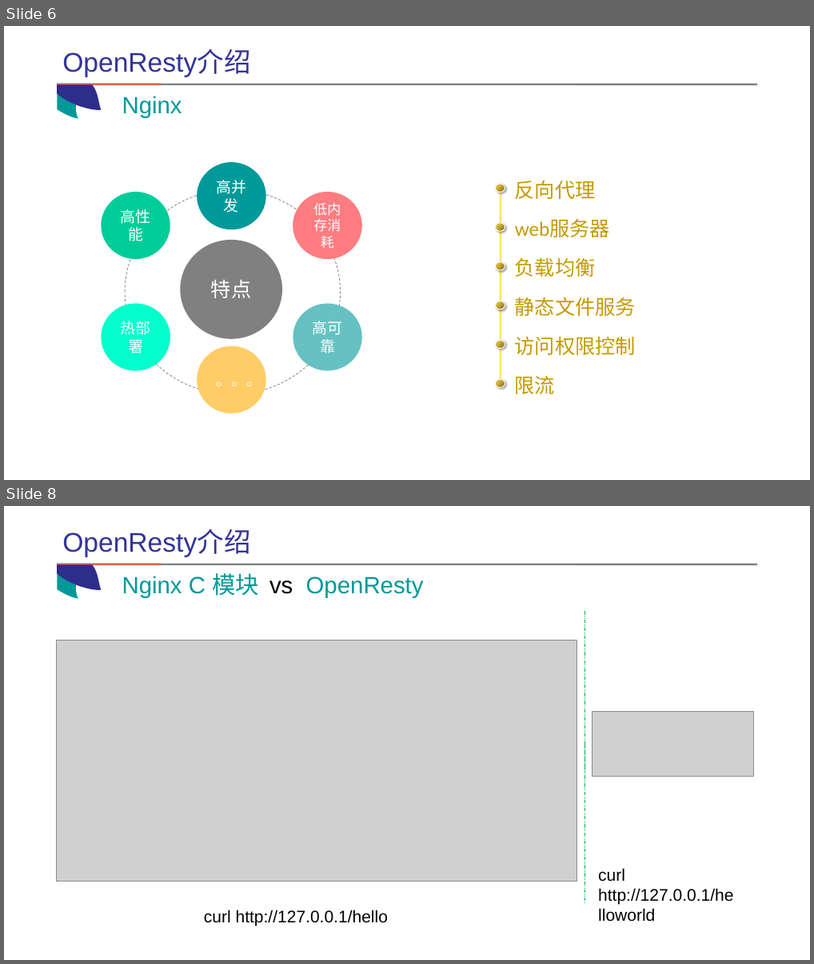
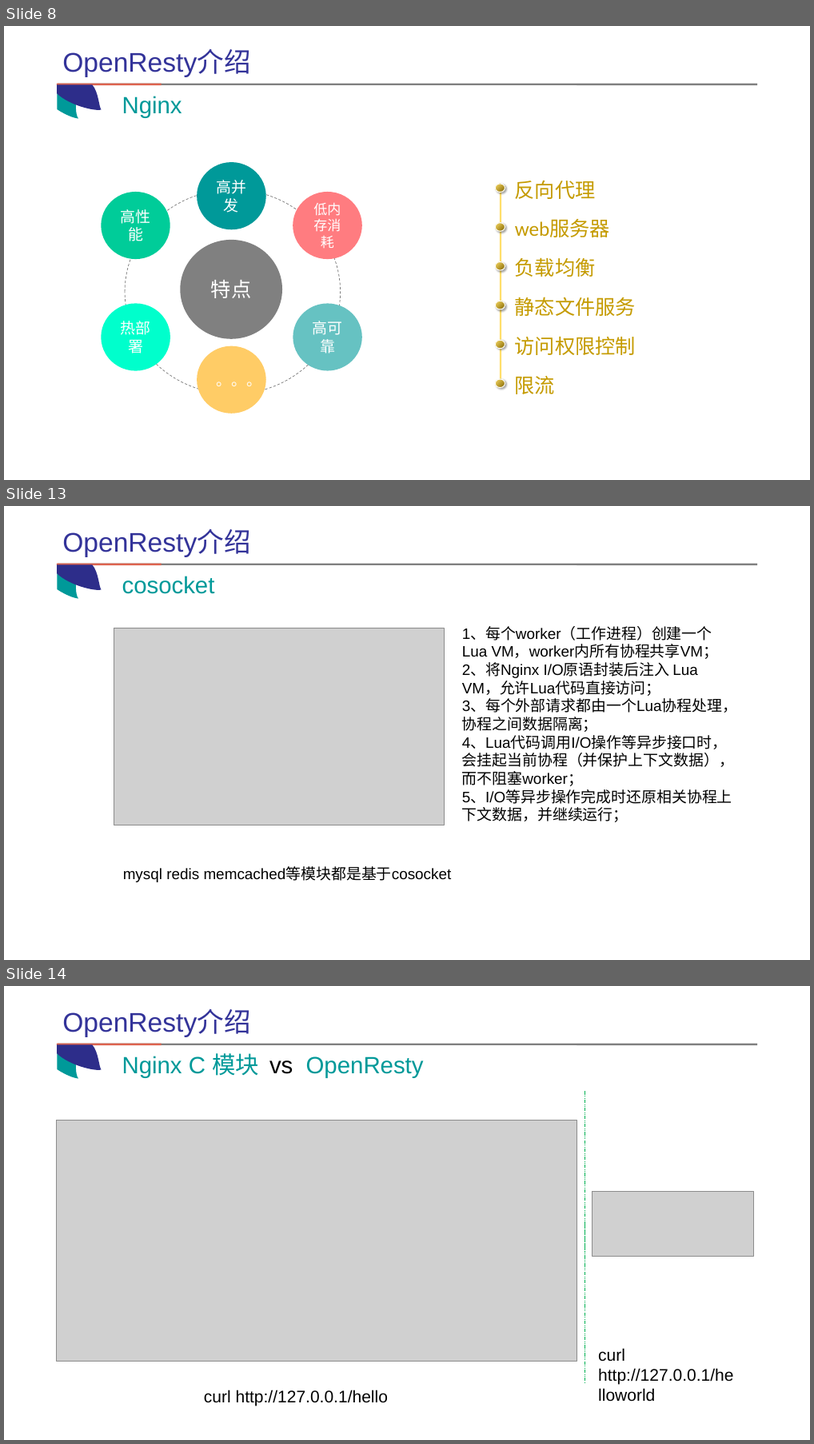
Before and after one commit to coder-zhuyu/OpenResty-share, a slide deck: openresty-share.pptx. Shown one above the other, each under a label of ours: slides 6 and 8 before the commit, slides 8, 13 and 14 after it; the slides between them are not shown. The pictures are 814x964 and 814x1444 pixels, drawn with LibreOffice and Linux fonts; fonts in the diff are those of the drawing; grey boxes stand for pictures. Boxes give left, top, right and bottom in pixels: in the first picture for what was removed or moved away, otherwise in the second. Text is boxed around its words. In the diff, an @@ line names an element or a change of style, - is before the commit and + after.

```diff
--- a/openresty-share.pptx
+++ b/openresty-share.pptx
@@ slide 13 added at [4, 506, 810, 960], background #FFFFFF @@
@@ text added at [62, 530, 250, 557], 32 pt, text #333399 @@
+OpenResty介绍
@@ line added from (57, 564) to (162, 564), #DD634F 2.25 pt @@
@@ freeform shape added at [57, 565, 80, 599], fill #009999 @@
@@ freeform shape added at [57, 564, 101, 590], fill #2D2D8A @@
@@ line added from (58, 564) to (758, 564), #808080 2.25 pt @@
@@ text added at [122, 576, 215, 594], 28 pt, text #009999 @@
+cosocket
@@ picture added at [114, 628, 445, 825] @@
@@ text added at [462, 627, 738, 822], 18 pt, text #000000 @@
+1、每个worker（工作进程）创建一个Lua VM，worker内所有协程共享VM；
+2、将Nginx I/O原语封装后注入 Lua VM，允许Lua代码直接访问；
+3、每个外部请求都由一个Lua协程处理，协程之间数据隔离；
+4、Lua代码调用I/O操作等异步接口时，会挂起当前协程（并保护上下文数据），而不阻塞worker；
+5、I/O等异步操作完成时还原相关协程上下文数据，并继续运行；
@@ text added at [123, 867, 452, 882], 18 pt, text #000000 @@
+mysql redis memcached等模块都是基于cosocket
@@ what was slide 6 is now slide 8 @@
@@ what was slide 8 is now slide 14 @@
```
Also in this commit, not shown: 13 slides changed, 9 other slides added, 14 other files.
